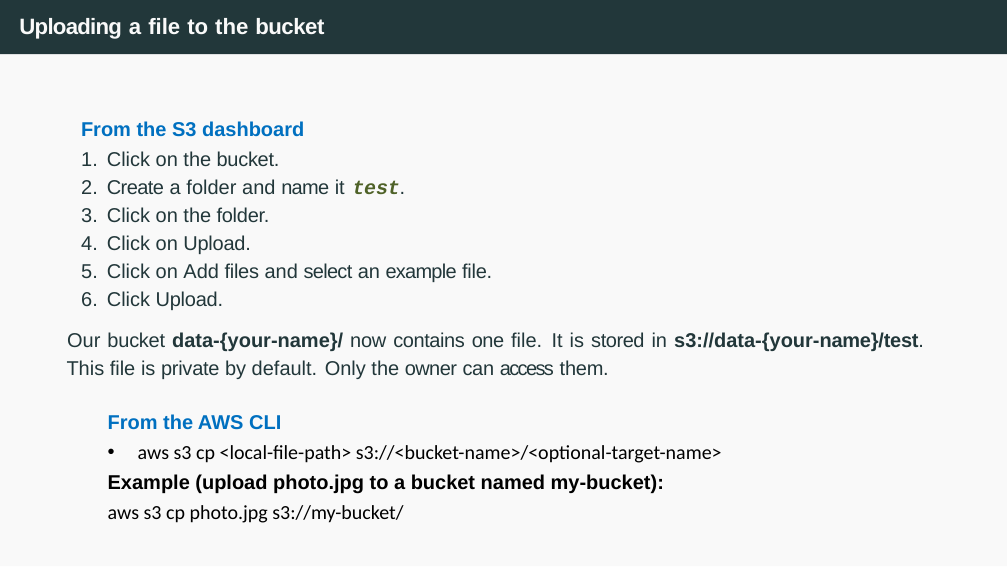
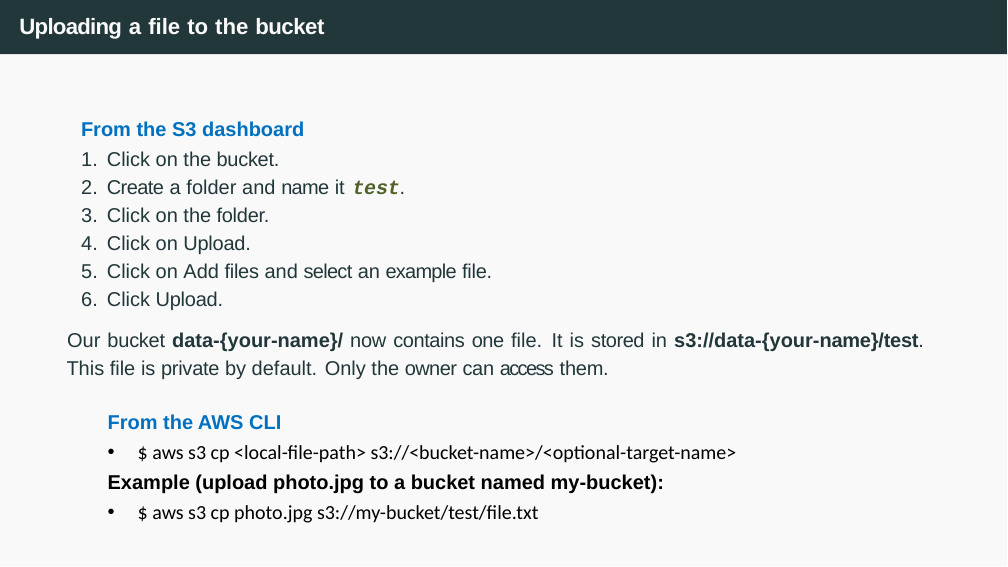
Before and after one commit to joanpaucm/HPDCB, a slide deck: slide 26 of src/slides/Session 4 - AWS S3-2026.pptx. Drawn at 1008x567 pixels with LibreOffice and Linux fonts; fonts in the diff are those of the drawing. Boxes give left, top, right and bottom in pixels: in the first picture for what was removed or moved away, otherwise in the second. Text is boxed around its words. In the diff, an @@ line names an element or a change of style, - is before the commit and + after.

```diff
--- a/src/slides/Session 4 - AWS S3-2026.pptx
+++ b/src/slides/Session 4 - AWS S3-2026.pptx
@@ text at [152,445,737,463]: text changed @@
-• aws s3 cp <local-file-path> s3://<bucket-name>/<optional-target-name>
+• $ aws s3 cp <local-file-path> s3://<bucket-name>/<optional-target-name>
@@ text at [152,505,539,523]: text changed @@
-aws s3 cp photo.jpg s3://my-bucket/
+• $ aws s3 cp photo.jpg s3://my-bucket/test/file.txt
```
Also in this commit, not shown: 2 other slides changed, 3 other files.
